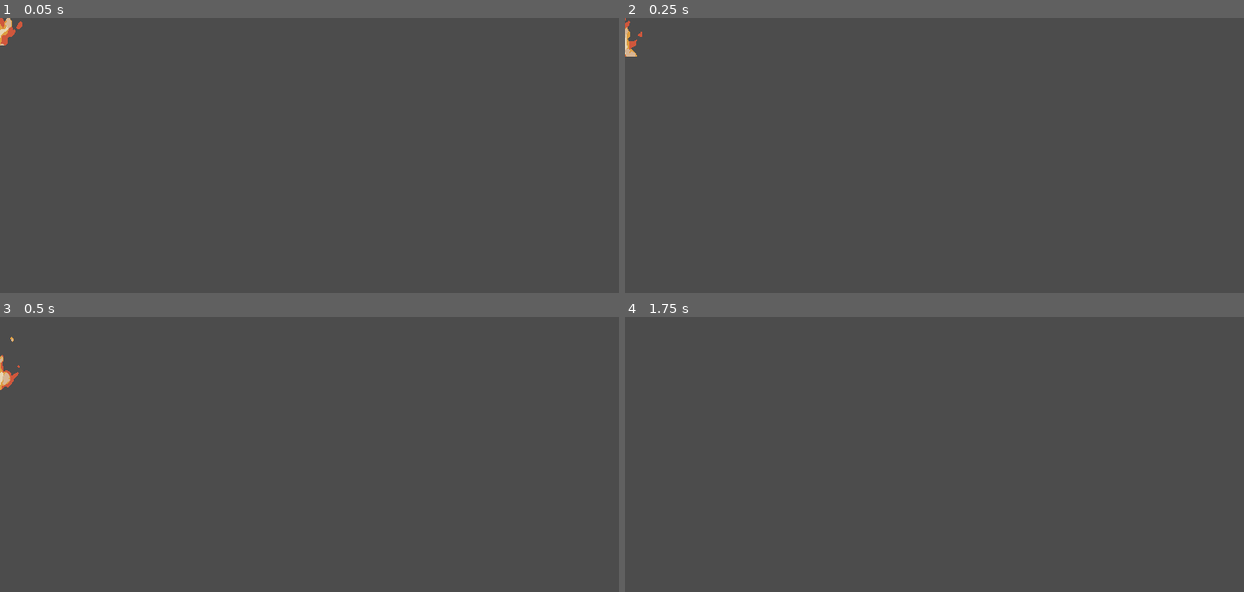
Above: before the commit, frames 1-4 (two rows, left to right).
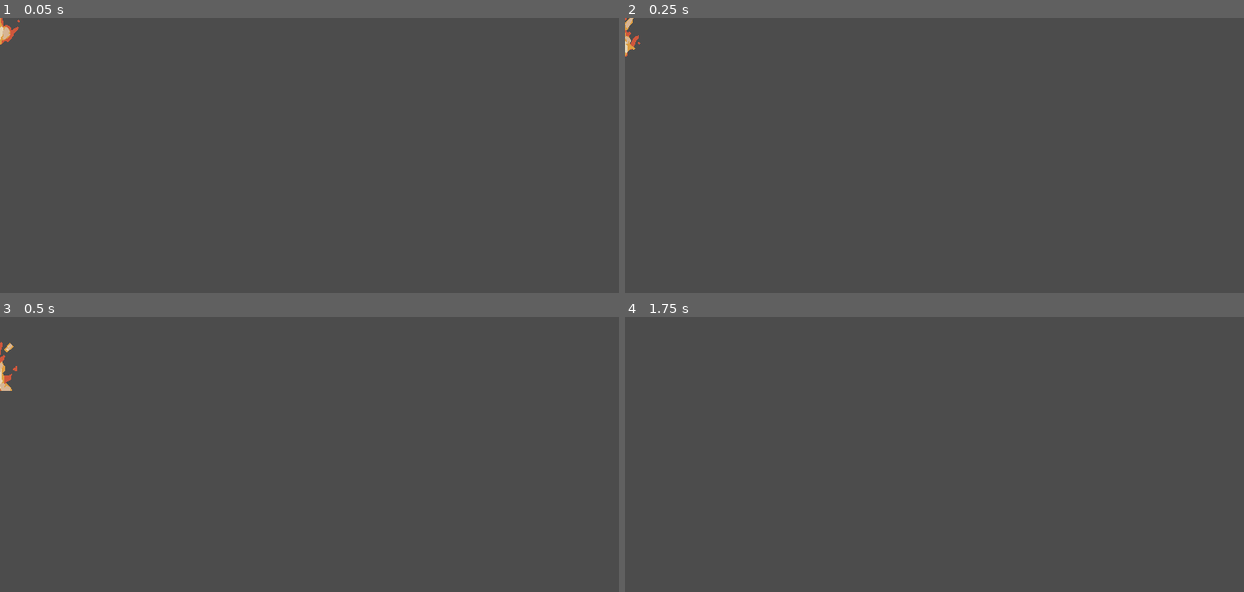
Above: after the commit, the same moments.

Repository: HaywardMorihara/SurviveTheIsland
Game: Godot game, scene res://src/Weather/LavaPiece.tscn
Same seed, same stepped clock (60 frames per second), same inputs: the game is played once before the commit and once after it. This scene is started directly instead of the project's main scene. Sound files missing from this copy of the repository are replaced by a short silence.
Inputs (mouse positions are in pixels of both pictures, inside the frame that each line leads up to):
- Up to frame 1 (0.05 s): no input
- Up to frame 2 (0.25 s): no input
- Up to frame 3 (0.5 s): no input
- Up to frame 4 (1.75 s): move the mouse to (1070, 440) at 0.52 s; hold D (move_right) 0.53-1.25 s; tap Space (shoot) at 0.6 s; click (1070, 440) at 0.67 s; tap W (jump) at 0.77 s; drag from (810, 468) to (903, 509) at 1.27 s

The runs differ from the first frame. In frame 1, 0.1% of the frame differs, in the area x 0-4%, y 0-10%; in frame 2, 0.2%; in frame 3, 0.2%, in the area x 0-4%, y 7-27%; in frame 4, nothing differs.

Commit message:
Change Weather Rates and Make Lava Non-Destructive
Making some pretty fundamental changes - here's my thinking:

I feel like right now, the player doesn't have much incentive to build a structure - it's easy to just hide right before a storm and otherwise just lay blocks down to navigate from here to there.

It's not worth the player's time to build anything because it's too hard to build anything sustainable (the eruptions will tear it apart) and it's easier to just hide when it comes.

So the changes I'm making here are as follows:
* Eruptions are non-descructive (so the player doesn't give up on building)
* Eruptions are much more frequent (5s) but not escalating - so there's a constant threat (and reason to build shelter)
* Make earthquakes just a little more frequent (cause _some_ havoc to what the player builds) and increase the pace of the game

We can tweak these numbers of revert this completely, but I thought this was worth a try

Diff:
--- a/src/Main/Game.gd
+++ b/src/Main/Game.gd
@@ -77,10 +77,21 @@
 			get_tree().change_scene("res://src/Main/Splitscreen.tscn")
 
 
+func _erupt():
+	var lava_pieces = eruption.start()
+	for lp in lava_pieces:
+		self.add_child(lp)
+		lp.connect("place_coin", $Level/Coins, "_on_LavaPiece_place_coin")
+		lp.connect("hit_player", self, "_on_LavaPiece_hit_player")
+	$Level/Player/Camera.add_trauma(0.3)
+
+
 func _on_WeatherTimer_timeout():
 	$CanvasModulate.visible = true
 	# https://gdscript.com/solutions/random-numbers/
-	incoming_storm = randi() % 2
+#	incoming_storm = randi() % 2
+	# Making this always EARTHQUAKE because I think it might be better if the lava is more consistent
+	incoming_storm = Storm.EARTHQUAKE
 	match incoming_storm:
 		Storm.ERUPTION:
 			$InterfaceLayer/WeatherAlert.alert(eruption.magnitude)
@@ -93,12 +104,7 @@
 
 	match incoming_storm:
 		Storm.ERUPTION:
-			var lava_pieces = eruption.start()
-			for lp in lava_pieces:
-				self.add_child(lp)
-				lp.connect("place_coin", $Level/Coins, "_on_LavaPiece_place_coin")
-				lp.connect("hit_player", self, "_on_LavaPiece_hit_player")
-			$Level/Player/Camera.add_trauma(0.3)
+			_erupt()
 		Storm.EARTHQUAKE:
 			$Level/Player/Camera.add_trauma(0.5 + (float(earthquake.magnitude) * 0.05))
 			$SFX/Rumble.play()
@@ -116,3 +122,11 @@
 		Global.upgrades['FreeHitUsed'] = true
 	else:
 		animation_player.play("FadeGameOver")
+
+
+func _on_EruptionTimer_timeout():
+	_erupt()
+
+
+func _on_InitialEruptionDelay_timeout():
+	$EruptionTimer.start()
--- a/src/Main/Game.tscn
+++ b/src/Main/Game.tscn
@@ -99,7 +99,15 @@
 [node name="PauseMenu" parent="InterfaceLayer" instance=ExtResource( 1 )]
 
 [node name="WeatherTimer" type="Timer" parent="."]
-wait_time = 40.0
+wait_time = 20.0
+one_shot = true
+autostart = true
+
+[node name="EruptionTimer" type="Timer" parent="."]
+wait_time = 5.0
+
+[node name="InitialEruptionDelay" type="Timer" parent="."]
+wait_time = 30.0
 one_shot = true
 autostart = true
 
@@ -121,3 +129,5 @@
 [connection signal="timeout" from="InterfaceLayer/WeatherAlert/Timer" to="InterfaceLayer/WeatherAlert" method="_on_Timer_timeout"]
 [connection signal="finished" from="InterfaceLayer/WeatherAlert/AudioStreamPlayer" to="InterfaceLayer/WeatherAlert" method="_on_AudioStreamPlayer_finished"]
 [connection signal="timeout" from="WeatherTimer" to="." method="_on_WeatherTimer_timeout"]
+[connection signal="timeout" from="EruptionTimer" to="." method="_on_EruptionTimer_timeout"]
+[connection signal="timeout" from="InitialEruptionDelay" to="." method="_on_InitialEruptionDelay_timeout"]
--- a/src/Weather/Eruption.gd
+++ b/src/Weather/Eruption.gd
@@ -26,5 +26,6 @@
 			var lava_piece = lava_piece_scene.instance()
 			lava_piece.position = Vector2(rand_range(limit_left, limit_right), rand_range(limit_top, limit_top - (STAGGER_BETWEEN_WAVES * wave_number)))
 			lava_pieces.append(lava_piece)
-	magnitude += 1 # Next time, the intensity will be greater
+	# Trying consistent magnitude and less destructive
+#	magnitude += 1 # Next time, the intensity will be greater
 	return lava_pieces
--- a/src/Weather/LavaPiece.gd
+++ b/src/Weather/LavaPiece.gd
@@ -13,18 +13,20 @@
 	if body.name == 'Player':
 		emit_signal("hit_player")
 		self.queue_free()
-	elif body.name == 'TileMap':
-		# break block
-		var body_position = body.world_to_map(position)
-		body.set_cell(body_position.x,body_position.y+1,-1)
-		body.set_cell(body_position.x-1,body_position.y+1,-1)
-		body.set_cell(body_position.x+1,body_position.y+1,-1)
-		if randi() % coin_probability_denominator == 0:
-			emit_signal("place_coin", position)
-		self.queue_free()
-	else:
-		# breaking player placed blocks
-		body.queue_free()
-		if randi() % coin_probability_denominator == 0:
-			emit_signal("place_coin", position)
-		self.queue_free()
+	# Trying Lava Pieces to be non-destructive (but more frequent)
+#	elif body.name == 'TileMap':
+#		# break block
+#		var body_position = body.world_to_map(position)
+#		body.set_cell(body_position.x,body_position.y+1,-1)
+#		body.set_cell(body_position.x-1,body_position.y+1,-1)
+#		body.set_cell(body_position.x+1,body_position.y+1,-1)
+#		if randi() % coin_probability_denominator == 0:
+#			emit_signal("place_coin", position)
+#		self.queue_free()
+#	else:
+#		# breaking player placed blocks
+#		body.queue_free()
+#		if randi() % coin_probability_denominator == 0:
+#			emit_signal("place_coin", position)
+#		self.queue_free()
+	self.queue_free()
--- a/src/Weather/LavaPiece.tscn
+++ b/src/Weather/LavaPiece.tscn
@@ -54,7 +54,7 @@
 
 [node name="AnimatedSprite" type="AnimatedSprite" parent="."]
 frames = SubResource( 9 )
-frame = 3
+frame = 2
 playing = true
 
 [node name="CollisionShape2D" type="CollisionShape2D" parent="."]
